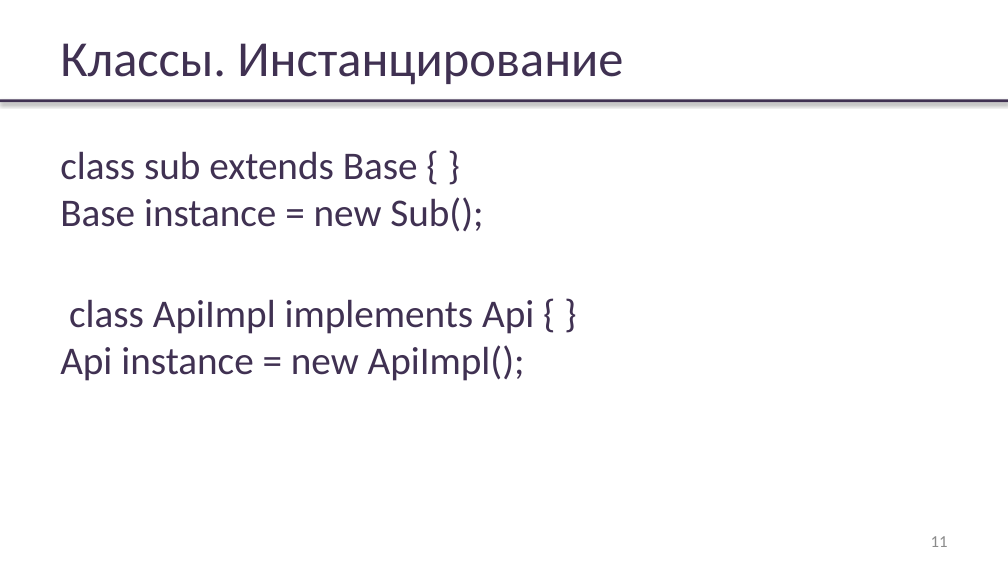
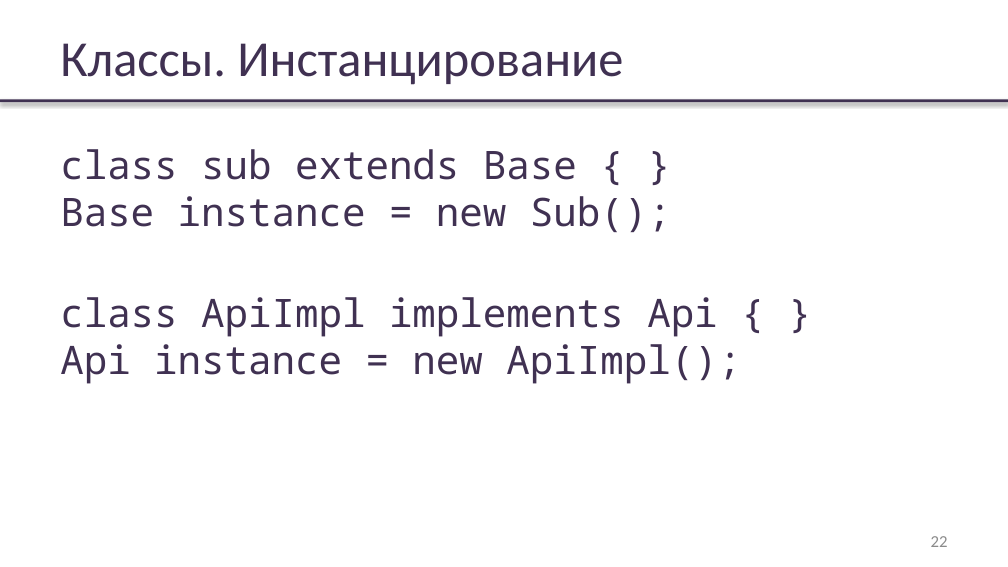
Before and after one commit to rybalkinsd/atom, a slide deck: slide 22 of lecture2/presentation/lecture02.pptx (slide 11 before the commit). Drawn at 1008x567 pixels with LibreOffice and Linux fonts; fonts in the diff are those of the drawing; background and template pictures are left out. Boxes give left, top, right and bottom in pixels: in the first picture for what was removed or moved away, otherwise in the second. Text is boxed around its words. In the diff, an @@ line names an element or a change of style, - is before the commit and + after.

```diff
--- a/lecture2/presentation/lecture02.pptx
+++ b/lecture2/presentation/lecture02.pptx
@@ text "class sub extends Base { ..." at <box>60,149,741,384</box>: font Calibri to Noto Sans Mono @@
@@ page number at <box>931,536,948,547</box>: text changed @@
-11
+22
```
Also in this commit, not shown: 9 other slides changed, 24 slides added, 26 slides removed, 3 other files.
